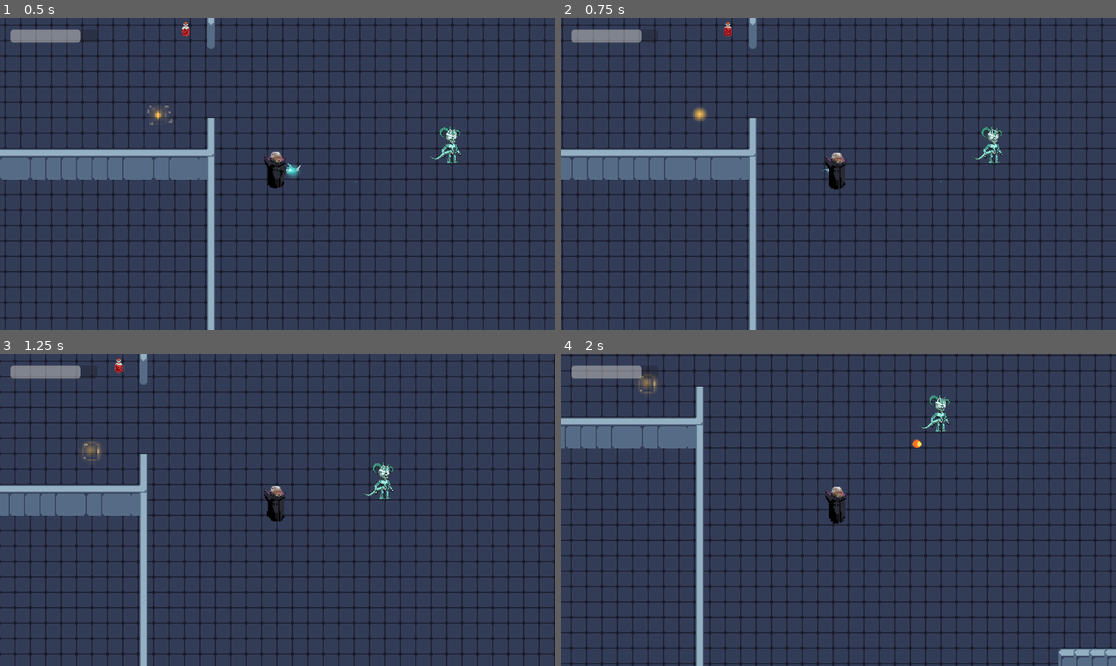
Above: before the commit, frames 1-4 (two rows, left to right).
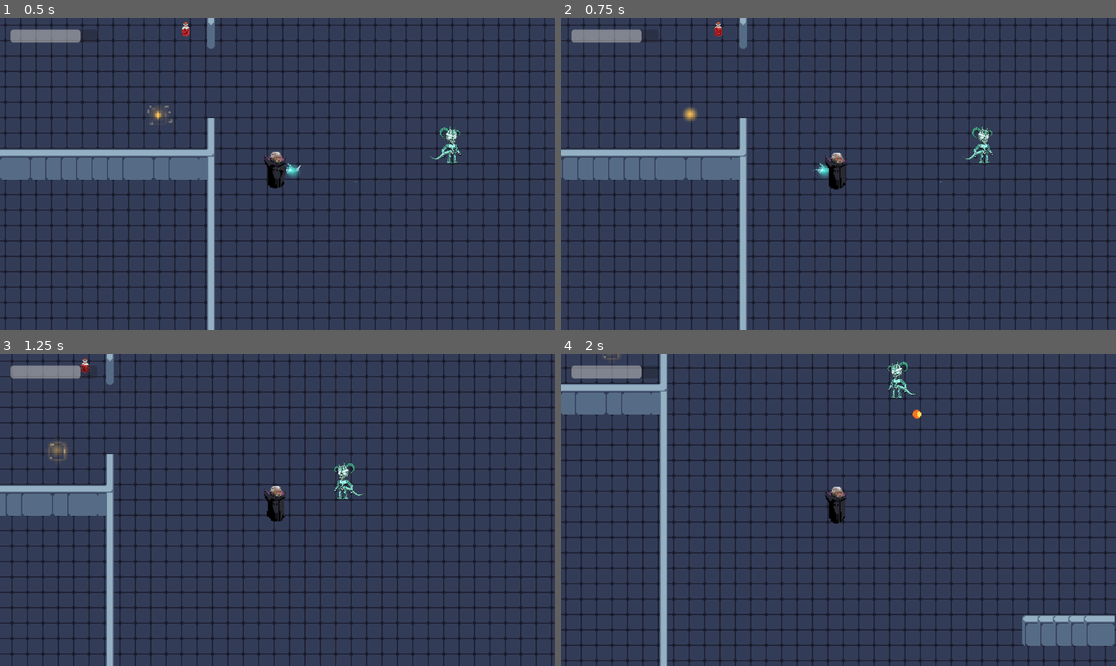
Above: after the commit, the same moments.

Repository: brianxiaodev/bloodmoon
Game: Godot game, scene res://scenes/blood_moon.tscn
The game is run twice, just before and just after one commit, with the same random seed, the same clock (stepped at 60 frames per second) and the same inputs.
Inputs:
- Up to frame 1 (0.5 s): no input
- Up to frame 2 (0.75 s): hold Right (ui_right) from 0.53 s (still down); hold Shift (dash) from 0.53 s (still down)
- Up to frame 3 (1.25 s): keep holding Right (ui_right); keep holding Shift (dash)
- Up to frame 4 (2 s): release Right (ui_right) at 1.28 s; release Shift (dash) at 1.28 s; hold Down (ui_down) from 1.28 s (still down); tap Space (shoot) at 1.35 s

Frame 1 is identical in both runs. In frame 2, 16% of the frame differs, in the area x 0-99%, y 0-100%; in frame 3, 17%; in frame 4, 31%, in the area x 0-100%, y 0-100%.

Commit message:
change speed of vampire

Diff:
--- a/scenes/blood_moon.tscn
+++ b/scenes/blood_moon.tscn
@@ -20,7 +20,6 @@
 
 [node name="Vampire" parent="." instance=ExtResource("2_oujrd")]
 position = Vector2(-3, 19)
-collision_mask = 9
 
 [node name="Camera2D" type="Camera2D" parent="Vampire"]
 zoom = Vector2(2, 2)
--- a/scenes/vampire.tscn
+++ b/scenes/vampire.tscn
@@ -266,7 +266,7 @@
 top_level = true
 light_mask = 2
 collision_layer = 3
-collision_mask = 8
+collision_mask = 9
 motion_mode = 1
 script = ExtResource("1_1ap6k")
 Bullet = ExtResource("2_h2yc6")
--- a/scripts/vampire.gd
+++ b/scripts/vampire.gd
@@ -6,7 +6,7 @@
 @export var Bullet: PackedScene
 @export var Bats: PackedScene
 
-@export var speed = 100
+@export var speed = 150
 
 @onready var attack_spawn_point = $AnimatedSprite2D/AttackSpawnPoint
 @onready var attack_direction = $AnimatedSprite2D/AttackDirection
@@ -28,8 +28,7 @@
 
 @onready var health_stat = $Health
 
-const START_SPEED : int = 100
-#const BOOST_SPEED : int = 200
+const START_SPEED : int = 150
 var health: int = 100
 var bats_active = false
 var dash_active = false
@@ -198,9 +197,5 @@
 		health_stat.health += amount
 		print("Healed! Current health:", health_stat.health)
 
-#func boost():
-#	$BoostTimer.start()
-#	speed = BOOST_SPEED
-
 func _on_boost_timer_timeout() -> void:
 	speed = START_SPEED
